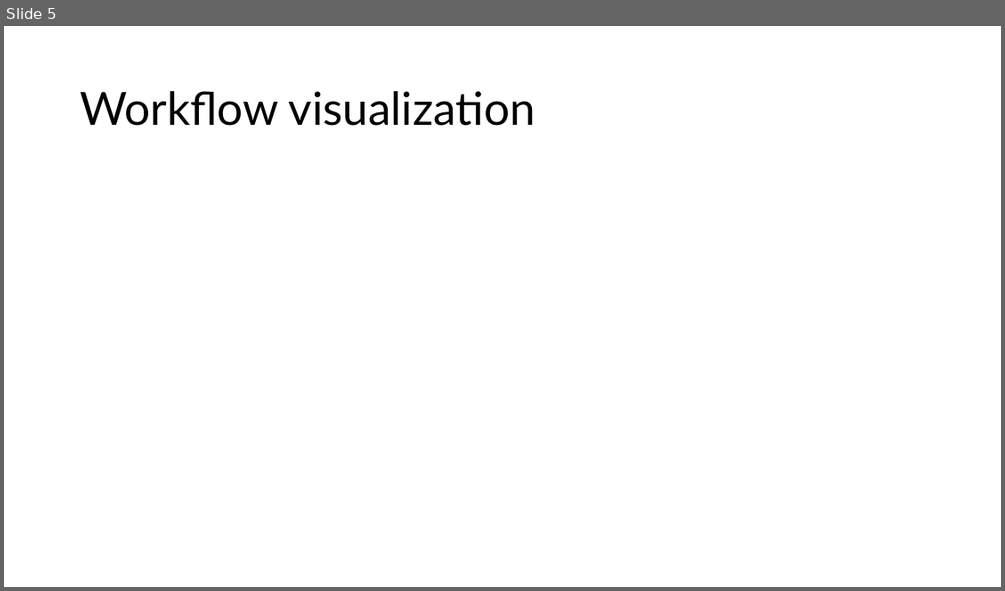
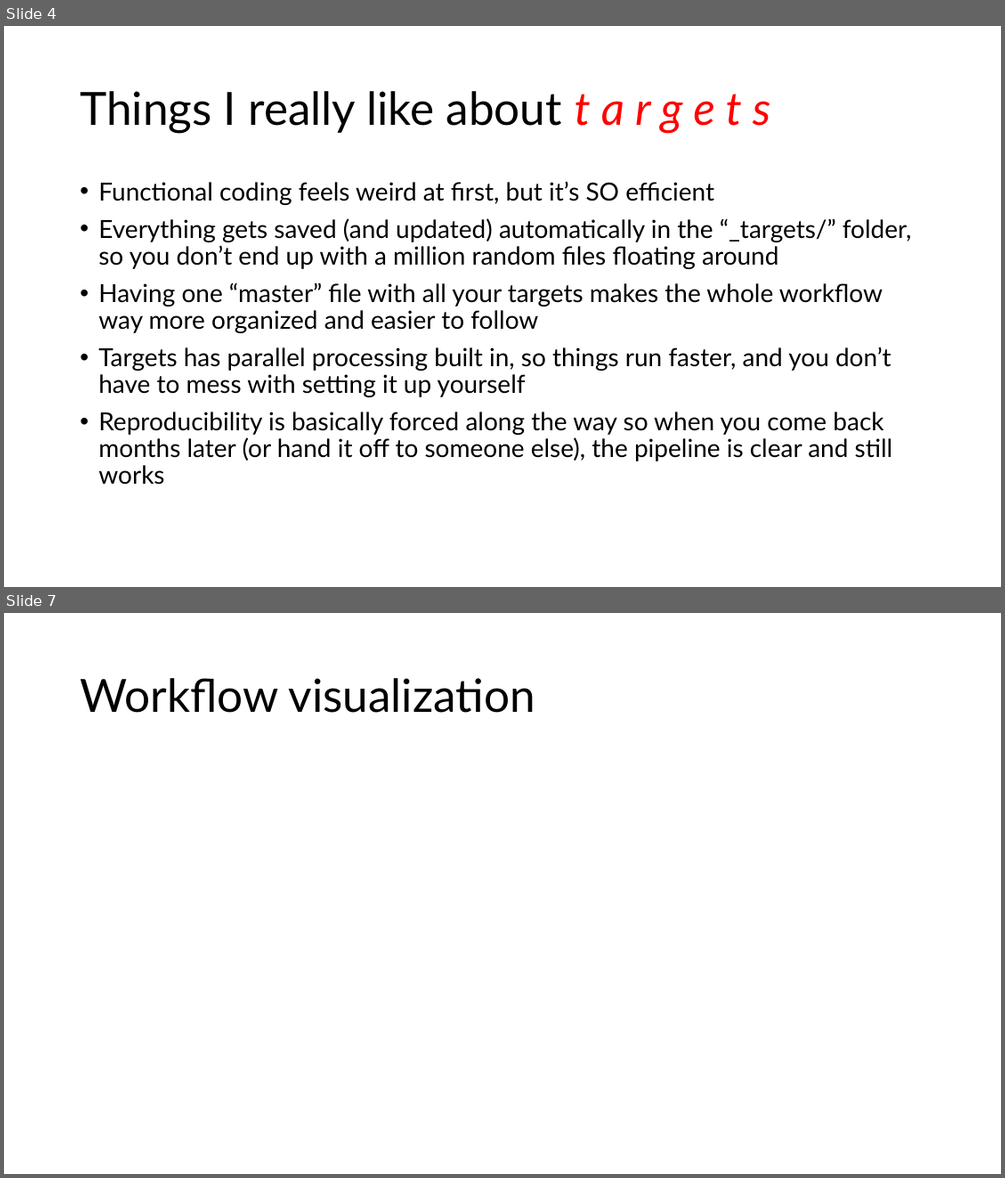
Before and after one commit to andreashandel/targets-tutorial, a slide deck: products/slides/idig-pres.pptx. Shown one above the other, each under a label of ours: slide 5 before the commit, slides 4 and 7 after it; the slides between them are not shown. The pictures are 1005x591 and 1005x1178 pixels, drawn with LibreOffice and Linux fonts; fonts in the diff are those of the drawing. Boxes give left, top, right and bottom in pixels: in the first picture for what was removed or moved away, otherwise in the second. Text is boxed around its words. In the diff, an @@ line names an element or a change of style, - is before the commit and + after.

```diff
--- a/products/slides/idig-pres.pptx
+++ b/products/slides/idig-pres.pptx
@@ slide 4 added at (4, 26, 1001, 587), background #FFFFFF @@
@@ title added at (80, 91, 771, 133), 44 pt, text #000000 @@
+Things I really like about t a r g e t s
@@ text added at (98, 181, 912, 484), 24 pt, text #000000 @@
+• Functional coding feels weird at first, but it’s SO efficient
+• Everything gets saved (and updated) automatically in the “_targets/” folder, so you don’t end up with a million random files floating around
+• Having one “master” file with all your targets makes the whole workflow way more organized and easier to follow
+• Targets has parallel processing built in, so things run faster, and you don’t have to mess with setting it up yourself
+• Reproducibility is basically forced along the way so when you come back months later (or hand it off to someone else), the pipeline is clear and still works
@@ what was slide 5 is now slide 7 @@
```
Also in this commit, not shown: 5 slides changed, 2 other slides added.
